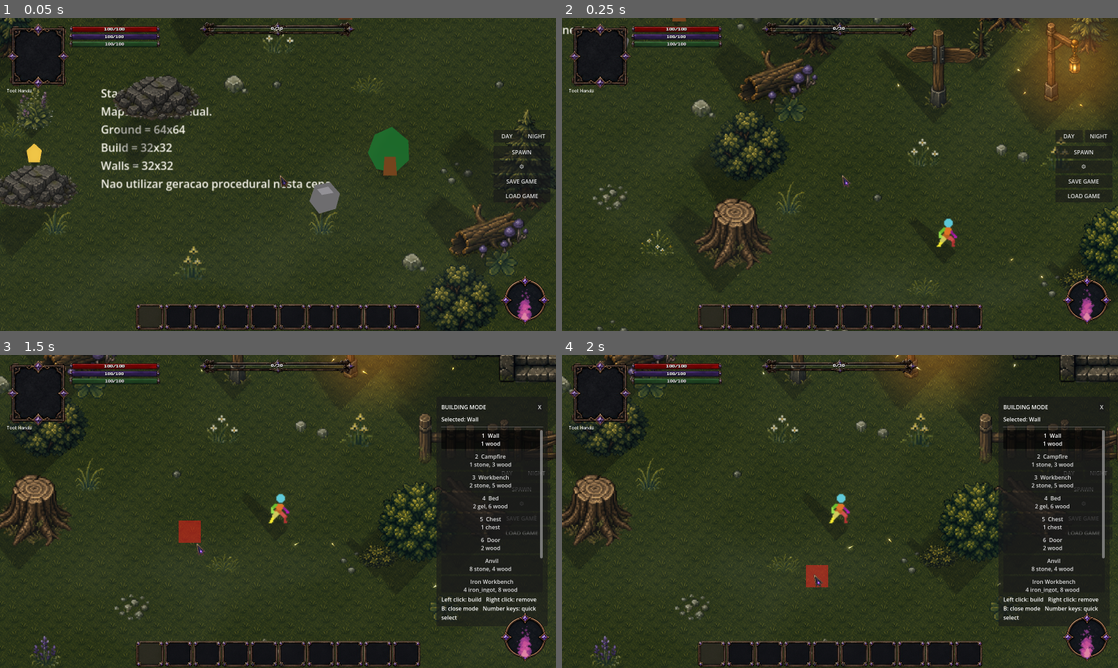
Above: before the commit, frames 1-4 (two rows, left to right).
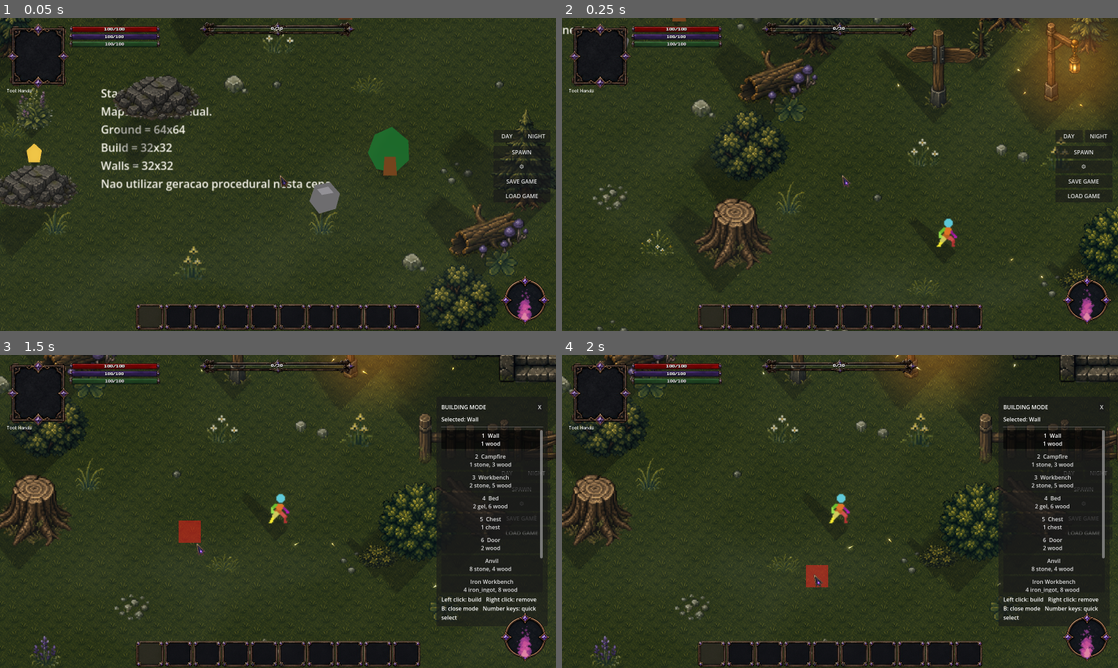
Above: after the commit, the same moments.

Repository: ramonsamagaio/Oathwake-Main
Game: Godot game, scene res://scenes/game/Game.tscn
The game is run twice, just before and just after one commit, with the same random seed, the same clock (stepped at 60 frames per second) and the same inputs. This scene is started directly instead of the project's main scene.
Inputs (mouse positions are in pixels of both pictures, inside the frame that each line leads up to):
- Up to frame 1 (0.05 s): no input
- Up to frame 2 (0.25 s): no input
- Up to frame 3 (1.5 s): tap Enter at 0.5 s; move the mouse to (400, 495) at 0.52 s; hold D 0.53-1.25 s; tap B at 0.6 s; click (400, 495) at 0.67 s; tap Space at 0.77 s; drag from (166, 527) to (250, 574) at 1.27 s
- Up to frame 4 (2 s): no input

The runs differ from the first frame. In frame 1, 0.4% of the frame differs, in the area x 0-100%, y 0-100%; in frame 2, 0.5%, in the area x 26-100%, y 0-86%; in frame 3, 0.3%; in frame 4, 0.3%.

Commit message:
Sample active shadow frames directly from atlas regions

Diff:
--- a/scripts/effects/ActiveFrameProjectedShadow.gd
+++ b/scripts/effects/ActiveFrameProjectedShadow.gd
@@ -2,6 +2,9 @@
 extends "res://scripts/effects/DynamicProjectedSpriteShadow.gd"
 
 var _active_render_texture: Texture2D
+var _active_frame_size := Vector2.ZERO
+var _active_uv_origin := Vector2.ZERO
+var _active_frame_uses_atlas := false
 
 
 func _apply_animated_sprite(source: AnimatedSprite2D) -> void:
@@ -14,58 +17,103 @@
 		return
 	var frame_index := clampi(source.frame, 0, frame_count - 1)
 	var authored_frame_texture := source.sprite_frames.get_frame_texture(source.animation, frame_index)
-	if authored_frame_texture == null:
-		_clear_visual()
-		return
-	var isolated_texture := _isolate_active_frame_texture(authored_frame_texture)
-	if isolated_texture == null:
+	if not _prepare_active_frame(authored_frame_texture):
 		_clear_visual()
 		return
 
-	_active_render_texture = isolated_texture
 	_apply_texture_rect(
-		isolated_texture,
-		isolated_texture.get_size(),
+		authored_frame_texture,
+		_active_frame_size,
 		source.centered,
 		source.offset,
 		source.flip_h,
 		source.flip_v,
 		_source_to_target_transform(source)
 	)
-	# Keep the canonical node associated with the exact authored SpriteFrames entry.
-	# The invisible canonical polygon owns metadata; the compositor proxy below uses
-	# the physically isolated frame so its shader can never sample the entire atlas.
+	_shift_uv_to_active_atlas_region()
+	# The canonical polygon remains tied to the authored SpriteFrames entry. The
+	# compositor uses the atlas texture with UVs restricted to this exact region,
+	# so no CPU image extraction or temporary ImageTexture is required.
 	texture = authored_frame_texture
 	set_meta("shadow_source_kind", "AnimatedSprite2D")
 	set_meta("shadow_source_animation", source.animation)
 	set_meta("shadow_source_frame", frame_index)
-	set_meta("shadow_source_frame_isolated", isolated_texture != authored_frame_texture)
+	set_meta("shadow_source_frame_isolated", true)
+	set_meta("shadow_active_frame_region_constrained", true)
 
 
 func _apply_sprite(source: Sprite2D) -> void:
 	var authored_frame_texture := _resolve_sprite_texture(source)
-	if authored_frame_texture == null:
-		_clear_visual()
-		return
-	var isolated_texture := _isolate_active_frame_texture(authored_frame_texture)
-	if isolated_texture == null:
+	if not _prepare_active_frame(authored_frame_texture):
 		_clear_visual()
 		return
 
-	_active_render_texture = isolated_texture
 	_apply_texture_rect(
-		isolated_texture,
-		isolated_texture.get_size(),
+		authored_frame_texture,
+		_active_frame_size,
 		source.centered,
 		source.offset,
 		source.flip_h,
 		source.flip_v,
 		_source_to_target_transform(source)
 	)
+	_shift_uv_to_active_atlas_region()
 	texture = authored_frame_texture
 	set_meta("shadow_source_kind", "Sprite2D")
 	set_meta("shadow_source_frame", source.frame)
-	set_meta("shadow_source_frame_isolated", isolated_texture != authored_frame_texture)
+	set_meta("shadow_source_frame_isolated", true)
+	set_meta("shadow_active_frame_region_constrained", true)
+
+
+func _prepare_active_frame(authored_frame_texture: Texture2D) -> bool:
+	_active_render_texture = null
+	_active_frame_size = Vector2.ZERO
+	_active_uv_origin = Vector2.ZERO
+	_active_frame_uses_atlas = false
+	if authored_frame_texture == null:
+		return false
+
+	var local_size := authored_frame_texture.get_size()
+	if local_size.x <= 0.0 or local_size.y <= 0.0 or not local_size.is_finite():
+		return false
+	_active_frame_size = local_size
+
+	if authored_frame_texture is AtlasTexture:
+		var atlas_texture := authored_frame_texture as AtlasTexture
+		if atlas_texture.atlas == null:
+			return false
+		var atlas_size := atlas_texture.atlas.get_size()
+		if atlas_size.x <= 0.0 or atlas_size.y <= 0.0:
+			return false
+		var region := atlas_texture.region
+		if region.size.x <= 0.0 or region.size.y <= 0.0:
+			return false
+		_active_render_texture = atlas_texture.atlas
+		_active_frame_size = region.size
+		_active_uv_origin = region.position
+		_active_frame_uses_atlas = true
+	else:
+		_active_render_texture = authored_frame_texture
+	return true
+
+
+func _get_opaque_pixel_rect(_frame_texture: Texture2D) -> Rect2i:
+	# The source texture's alpha still supplies the exact visible silhouette at
+	# render time. Using the authored frame rectangle avoids Texture2D.get_image(),
+	# which can return a transient zero-sized image for compressed atlas textures.
+	if _active_frame_size.x <= 0.0 or _active_frame_size.y <= 0.0:
+		return Rect2i()
+	return Rect2i(
+		Vector2i.ZERO,
+		Vector2i(maxi(int(round(_active_frame_size.x)), 1), maxi(int(round(_active_frame_size.y)), 1))
+	)
+
+
+func _shift_uv_to_active_atlas_region() -> void:
+	if not _active_frame_uses_atlas or _active_uv_origin.is_zero_approx():
+		return
+	for index in range(uv.size()):
+		uv[index] += _active_uv_origin
 
 
 func _sync_render_proxy() -> void:
@@ -76,9 +124,14 @@
 		return
 	_render_proxy.texture = _active_render_texture
 	_render_proxy.set_meta("shadow_active_frame_texture_isolated", true)
+	_render_proxy.set_meta("shadow_active_frame_region_constrained", true)
+	_render_proxy.set_meta("shadow_active_frame_uv_origin", _active_uv_origin)
 	set_meta("shadow_render_texture_id", _active_render_texture.get_instance_id())
 
 
 func _clear_visual() -> void:
 	_active_render_texture = null
+	_active_frame_size = Vector2.ZERO
+	_active_uv_origin = Vector2.ZERO
+	_active_frame_uses_atlas = false
 	super._clear_visual()
